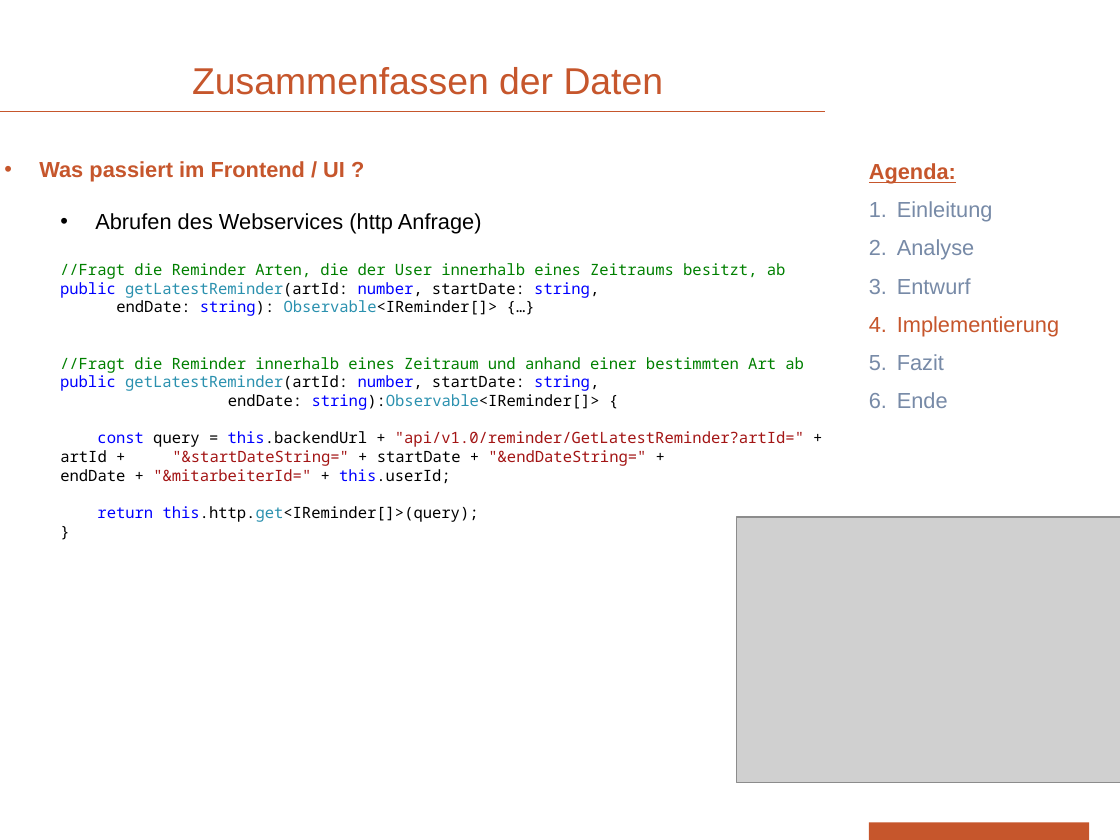
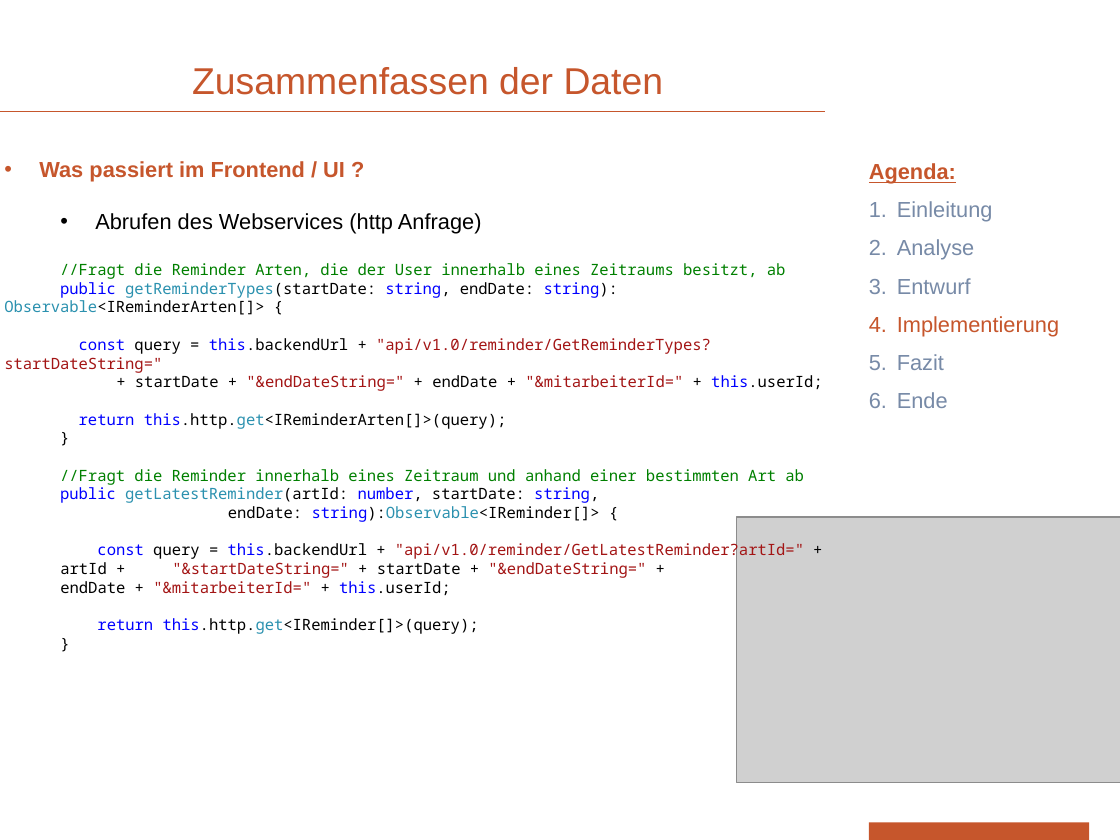
Before and after one commit to devonik/myownpage, a slide deck: slide 14 of PräsentationOhneVideo.pptx. Drawn at 1120x840 pixels with LibreOffice and Linux fonts; fonts in the diff are those of the drawing; grey boxes stand for pictures; background and template pictures are left out. Boxes give left, top, right and bottom in pixels: in the first picture for what was removed or moved away, otherwise in the second. Text is boxed around its words. In the diff, an @@ line names an element or a change of style, - is before the commit and + after.

```diff
--- a/PräsentationOhneVideo.pptx
+++ b/PräsentationOhneVideo.pptx
@@ text at box(4, 282, 823, 429): text changed @@
-public getLatestReminder(artId: number, startDate: string,
-endDate: string): Observable<IReminder[]> {…}
+public getReminderTypes(startDate: string, endDate: string): Observable<IReminderArten[]> {
+const query = this.backendUrl + "api/v1.0/reminder/GetReminderTypes?startDateString="
++ startDate + "&endDateString=" + endDate + "&mitarbeiterId=" + this.userId;
+return this.http.get<IReminderArten[]>(query);
+}
```
Also in this commit, not shown: 2 other slides changed, 1 slide added, 1 slide removed.
